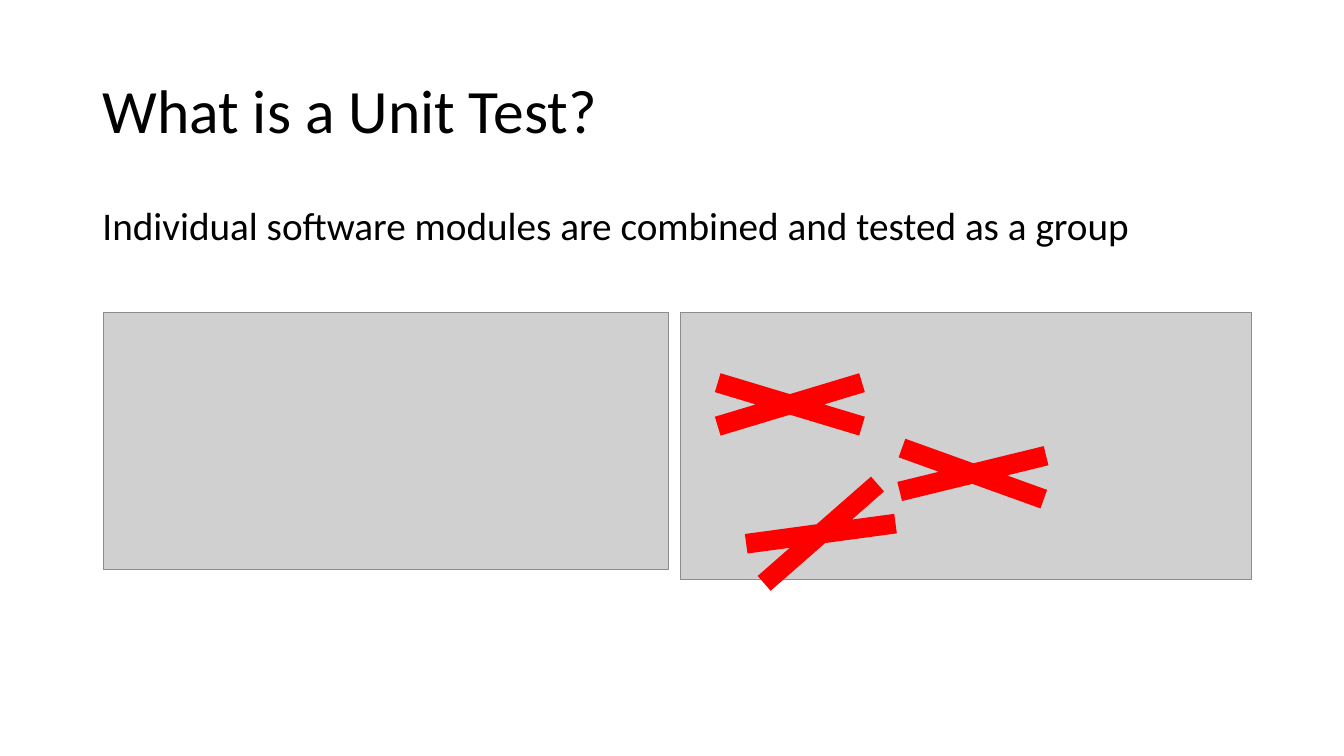
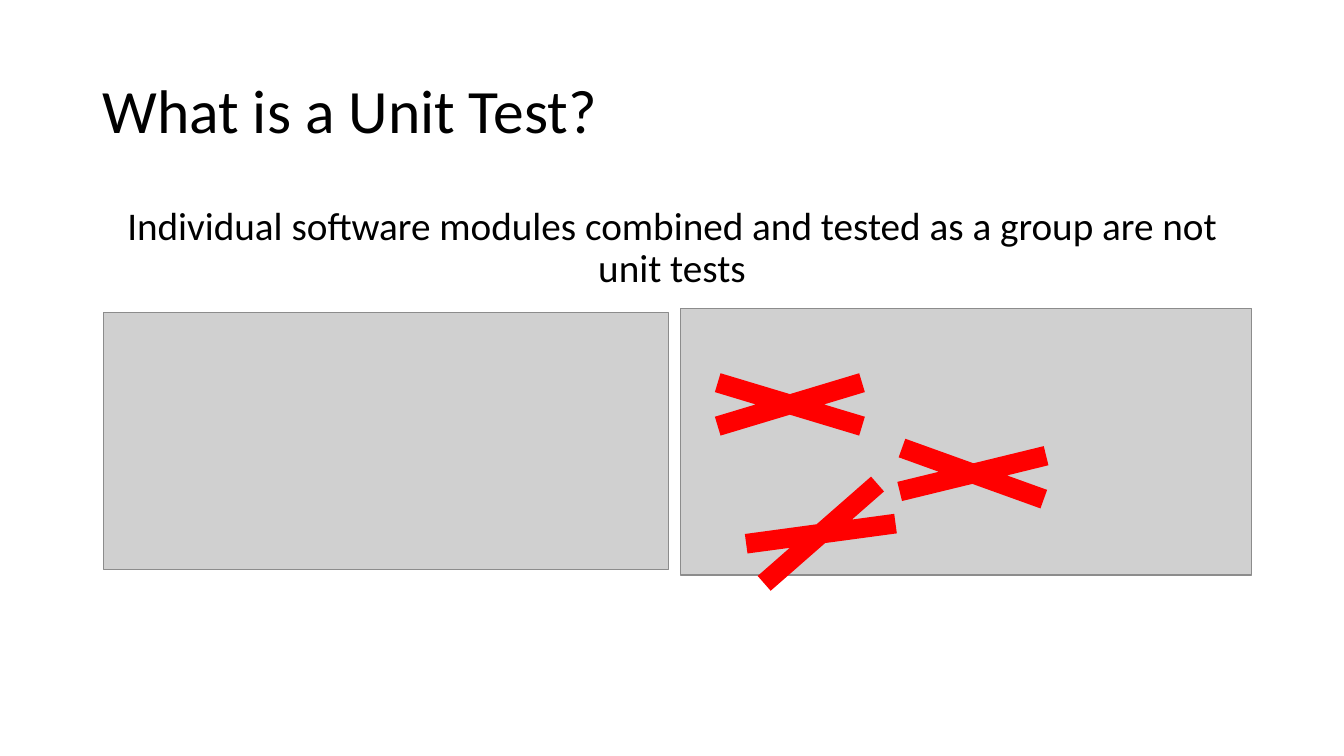
Before and after one commit to DrewNull/bff-unit-testing-in-mstest, a slide deck: slide 4 of BFF.UnitTestingInMSTest/BFF-UnitTestingInMSTest.pptx. Drawn at 1344x756 pixels with LibreOffice and Linux fonts; fonts in the diff are those of the drawing; grey boxes stand for pictures. Boxes give left, top, right and bottom in pixels: in the first picture for what was removed or moved away, otherwise in the second. Text is boxed around its words. In the diff, an @@ line names an element or a change of style, - is before the commit and + after.

```diff
--- a/BFF.UnitTestingInMSTest/BFF-UnitTestingInMSTest.pptx
+++ b/BFF.UnitTestingInMSTest/BFF-UnitTestingInMSTest.pptx
@@ text at bbox=[127, 212, 1216, 283]: text changed @@
-Individual software modules are combined and tested as a group
+Individual software modules combined and tested as a group are not unit tests
@@ picture: place and size @@
-picture at bbox=[681, 314, 1252, 581]
+picture at bbox=[681, 309, 1252, 576]
```
Also in this commit, not shown: 2 other slides changed, 3 other files.
